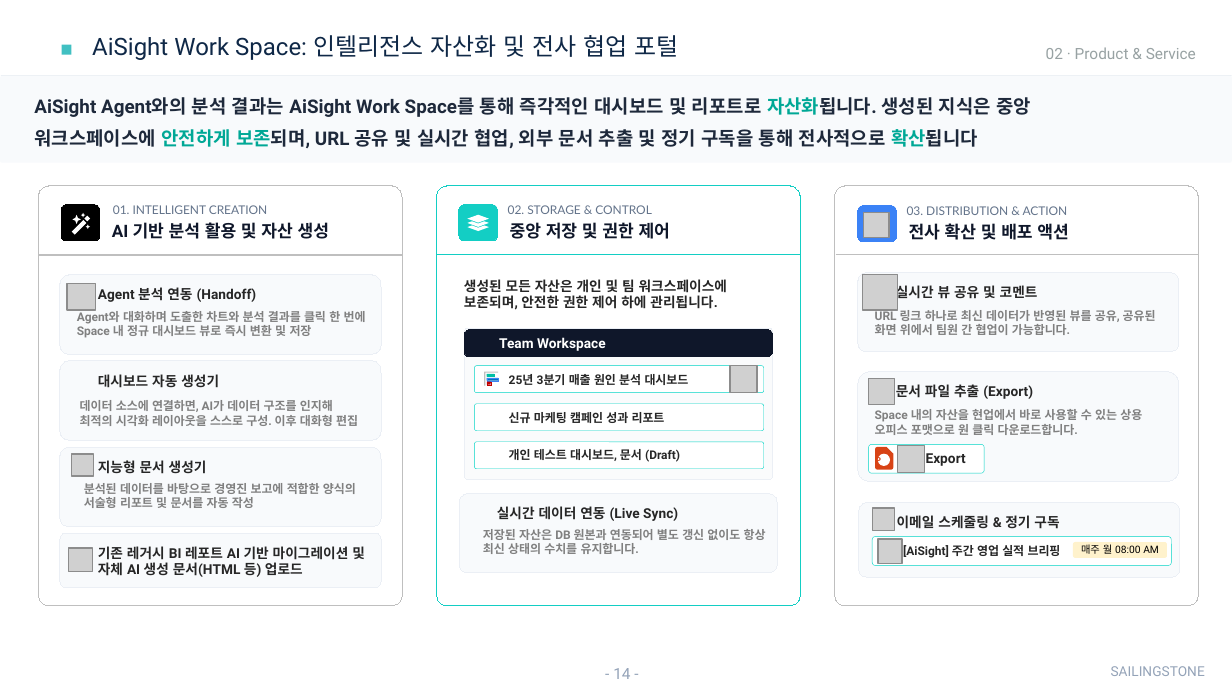
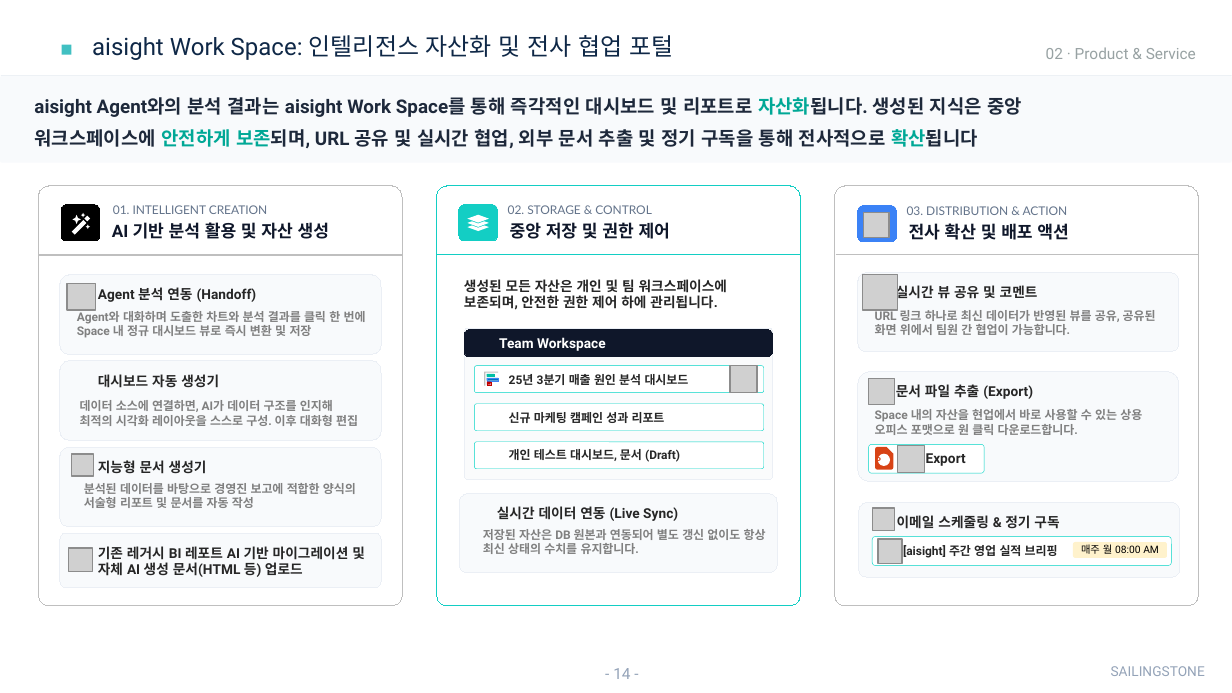
Before and after one commit to sellect-team/doc, a slide deck: slide 14 of docs/company/_source/company-intro-2026.pptx. Drawn at 1232x693 pixels with LibreOffice and Linux fonts; fonts in the diff are those of the drawing; grey boxes stand for pictures; background and template pictures are left out. Boxes give left, top, right and bottom in pixels: in the first picture for what was removed or moved away, otherwise in the second. Text is boxed around its words. In the diff, an @@ line names an element or a change of style, - is before the commit and + after.

```diff
--- a/docs/company/_source/company-intro-2026.pptx
+++ b/docs/company/_source/company-intro-2026.pptx
@@ title at <box>92,35,674,60</box>: text changed @@
-AiSight Work Space: 인텔리전스 자산화 및 전사 협업 포털
+aisight Work Space: 인텔리전스 자산화 및 전사 협업 포털
@@ text at <box>34,97,1022,148</box>: text changed @@
-AiSight Agent와의 분석 결과는 AiSight Work Space를 통해 즉각적인 대시보드 및 리포트로 자산화됩니다. 생성된 지식은 중앙 워크스페이스에 안전하게 보존되며, URL 공유 및 실시간 협업, 외부 문서 추출 및 정기 구독을 통해 전사적으로 확산됩니다
+aisight Agent와의 분석 결과는 aisight Work Space를 통해 즉각적인 대시보드 및 리포트로 자산화됩니다. 생성된 지식은 중앙 워크스페이스에 안전하게 보존되며, URL 공유 및 실시간 협업, 외부 문서 추출 및 정기 구독을 통해 전사적으로 확산됩니다
@@ text at <box>903,545,1058,558</box>: text changed @@
-[AiSight] 주간 영업 실적 브리핑
+[aisight] 주간 영업 실적 브리핑
```
Also in this commit, not shown: 5 other slides changed, 2 slides added, 21 other files.
